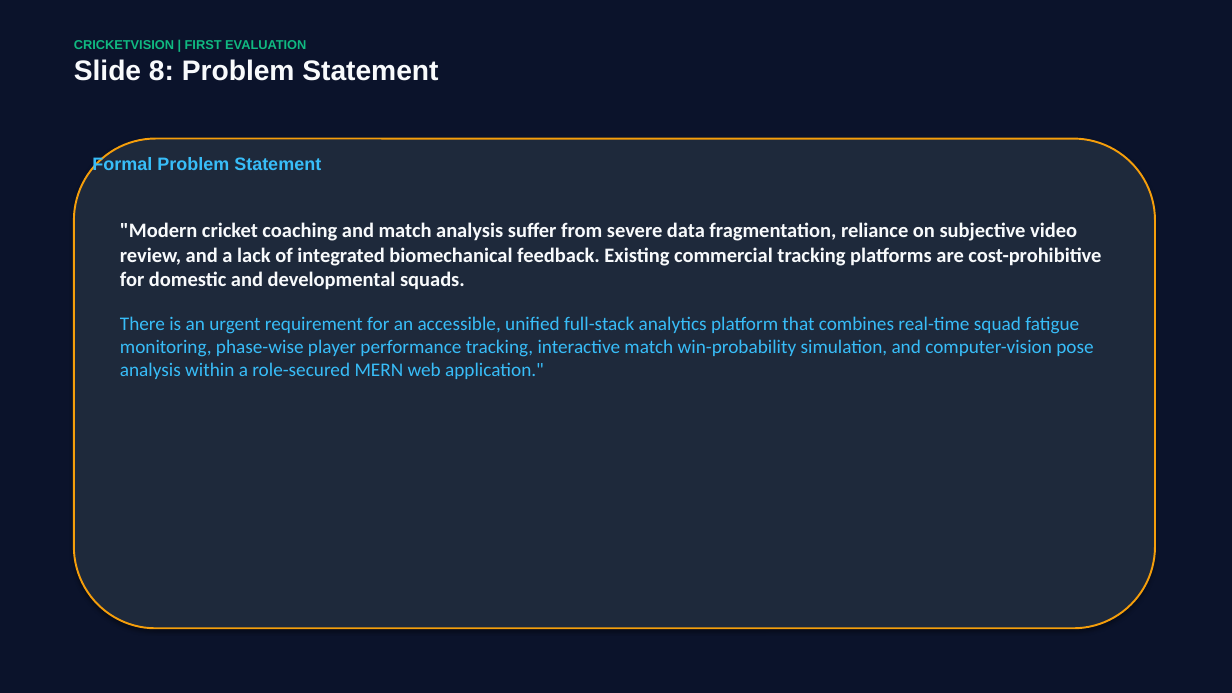
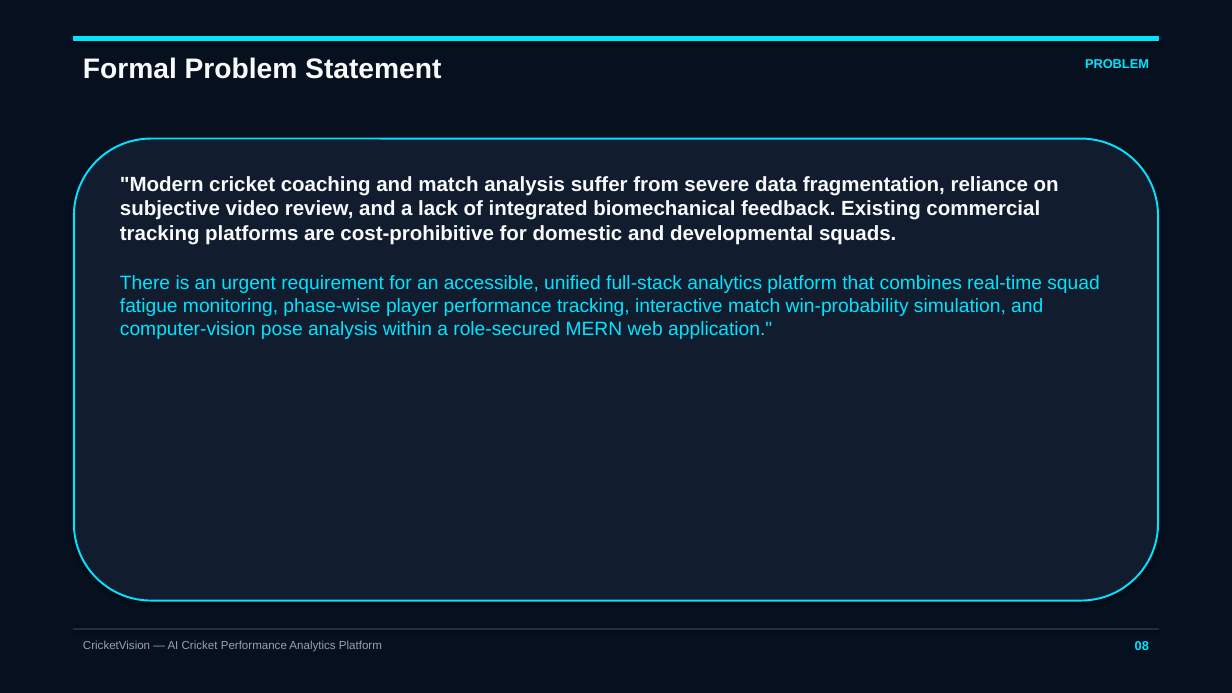
Before and after one commit to Abhijithmohan10/cricketvision, a slide deck: slide 8 of CricketVision_First_Evaluation_Presentation.pptx. Drawn at 1232x693 pixels with LibreOffice and Linux fonts; fonts in the diff are those of the drawing. Boxes give left, top, right and bottom in pixels: in the first picture for what was removed or moved away, otherwise in the second. Text is boxed around its words. In the diff, an @@ line names an element or a change of style, - is before the commit and + after.

```diff
--- a/CricketVision_First_Evaluation_Presentation.pptx
+++ b/CricketVision_First_Evaluation_Presentation.pptx
@@ background #0B132B to #06101E @@
@@ text "Formal Problem Statement": place and size @@
-text "Formal Problem Statement" at [92,156,321,170]
+text "Formal Problem Statement" at [83,57,441,79]
@@ text "Formal Problem Statement" at [83,57,441,79]: size 14 to 22 pt, text colour #38BDF8 to #F8FAFC @@
@@ text removed at [74,40,438,81] @@
-CRICKETVISION | FIRST EVALUATION
-Slide 8: Problem Statement
@@ rectangle added at [74,37,1158,41], fill #00E5FF, outline #00E5FF 0.75 pt @@
@@ text added at [1085,59,1149,68], 10 pt, text #00E5FF, bold @@
+PROBLEM
@@ rounded rectangle: place and size @@
-rounded rectangle at [74,139,1155,628]
+rounded rectangle at [74,139,1158,601]
@@ rounded rectangle at [74,139,1158,601]: fill #1E293B to #111C2E; outline #F59E0B 1.5 pt to #00E5FF 1.5 pt @@
@@ text ""Modern cricket coaching and match ...": place and size @@
-text ""Modern cricket coaching and match ..." at [120,222,1101,379]
+text ""Modern cricket coaching and match ..." at [120,176,1099,339]
@@ text ""Modern cricket coaching and match ..." at [120,176,1099,339]: font Calibri to Arial; text colour #38BDF8 to #00E5FF in "There is an urgent requirement for an ..."; more space between paragraphs @@
@@ rectangle added at [74,628,1158,629], fill #1E2E48, outline #1E2E48 0.75 pt @@
@@ text added at [83,640,382,652], 9 pt, text #94A3B8 @@
+CricketVision — AI Cricket Performance Analytics Platform
@@ text added at [1135,641,1149,650], 10 pt, text #00E5FF, bold @@
+08
```
Also in this commit, not shown: 3 other slides changed, 24 slides added, 25 slides removed, 29 other files.
